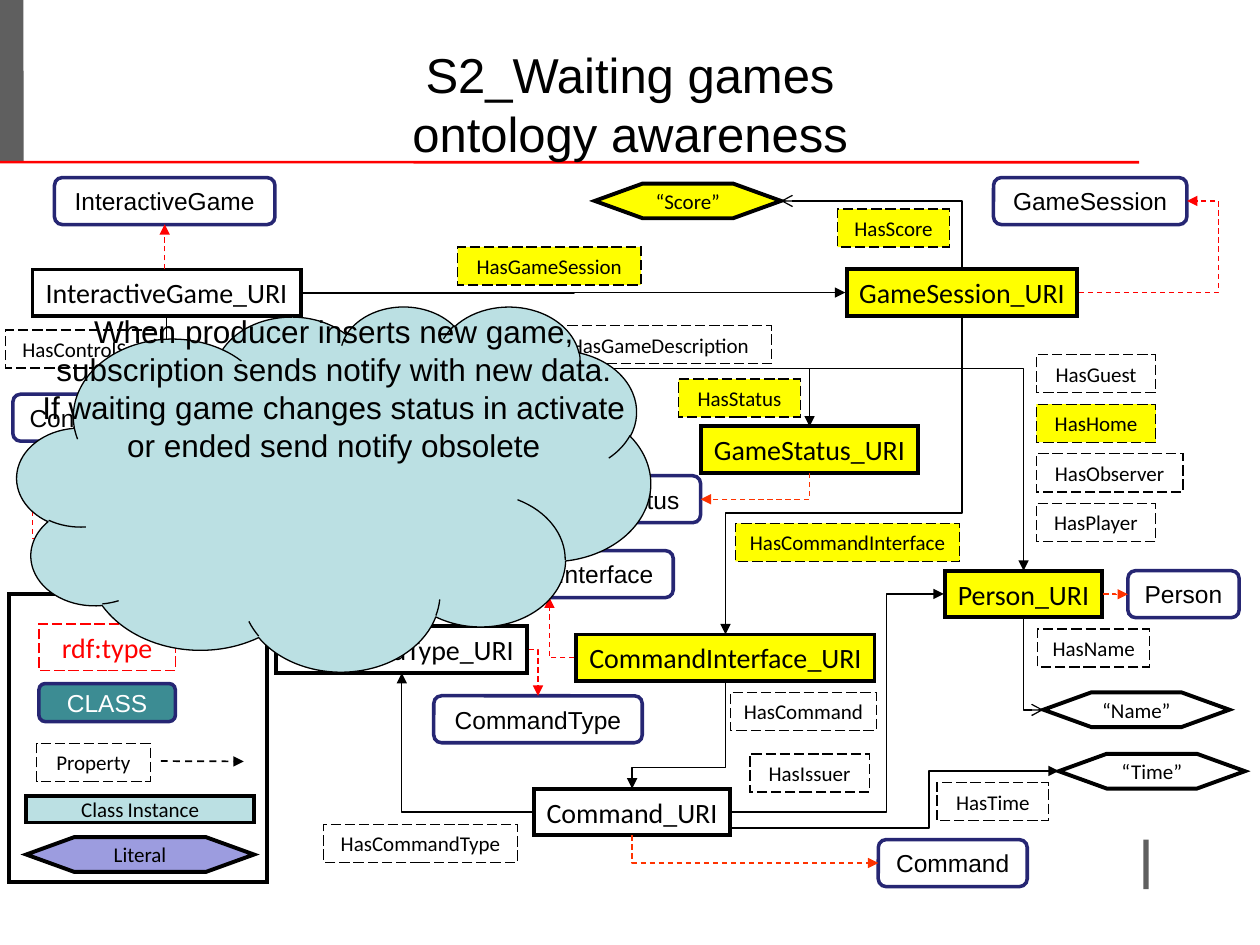
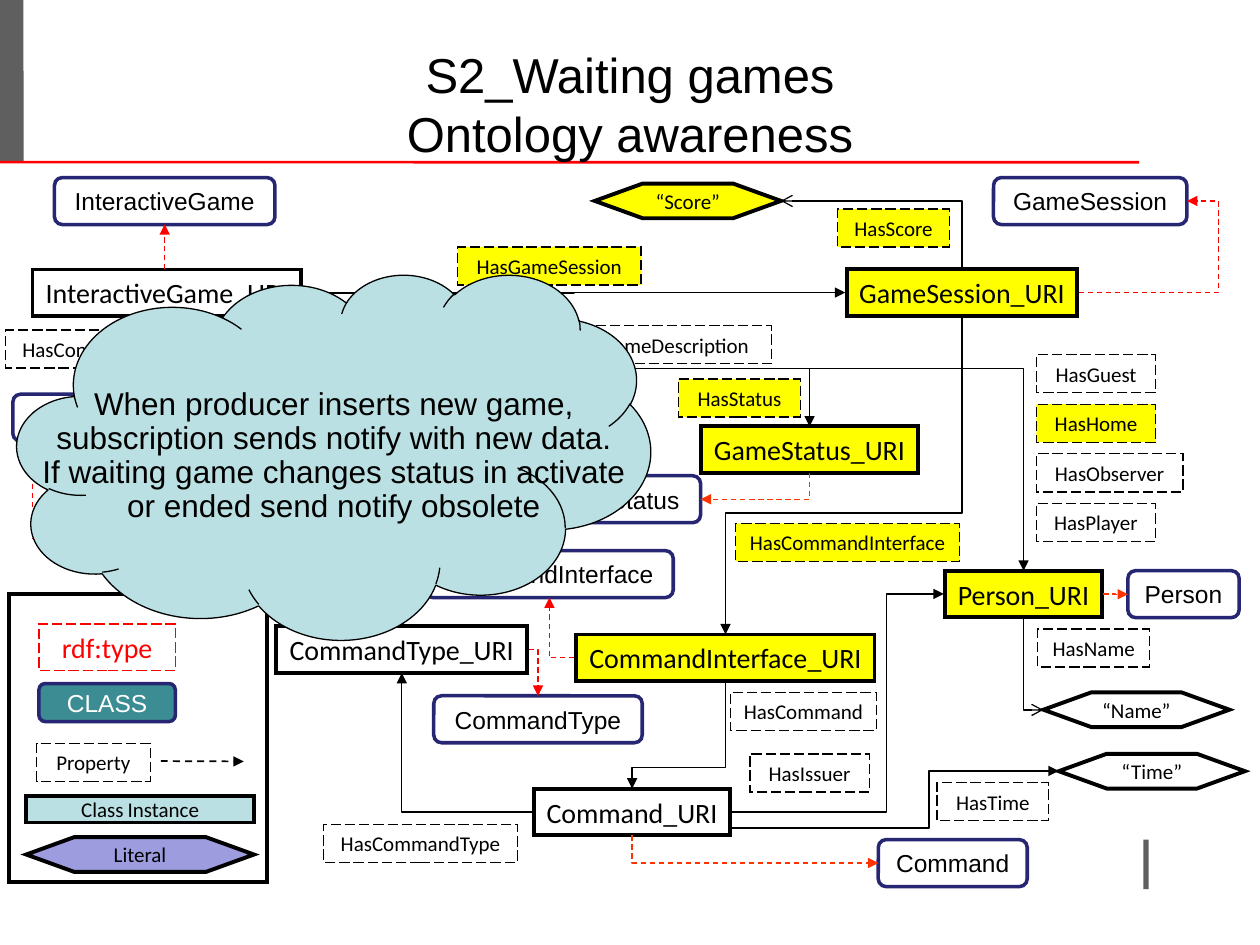
Before and after one commit to LeoIannacone/Rock-Paper-Scissors-Lizard-Spock, a slide deck: slide 16 of doc/ProjectTemplate.ppt. Drawn at 1260x945 pixels with LibreOffice and Linux fonts; fonts in the diff are those of the drawing; background and template pictures are left out. Boxes give left, top, right and bottom in pixels: in the first picture for what was removed or moved away, otherwise in the second. Text is boxed around its words. In the diff, an @@ line names an element or a change of style, - is before the commit and + after.

```diff
--- a/doc/ProjectTemplate.ppt
+++ b/doc/ProjectTemplate.ppt
@@ text at <box>407,116,853,162</box>: text changed @@
-ontology awareness
+Ontology awareness
@@ freeform shape "When producer inserts new game, ...": place and size @@
-freeform shape "When producer inserts new game, ..." at <box>18,306,651,672</box>
+freeform shape "When producer inserts new game, ..." at <box>18,275,651,640</box>
@@ freeform shape "When producer inserts new game, ..." at <box>18,275,651,640</box>: line spacing 1 to 0.9; vertical alignment top to middle @@
```
Also in this commit, not shown: 12 other slides changed, 8 other files.
